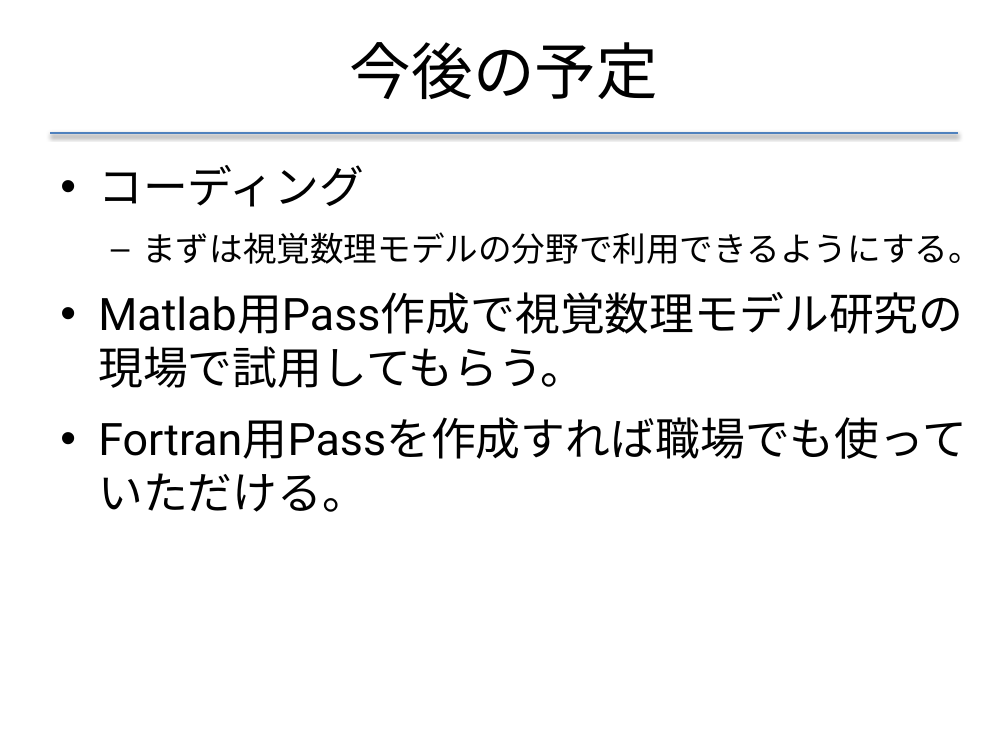
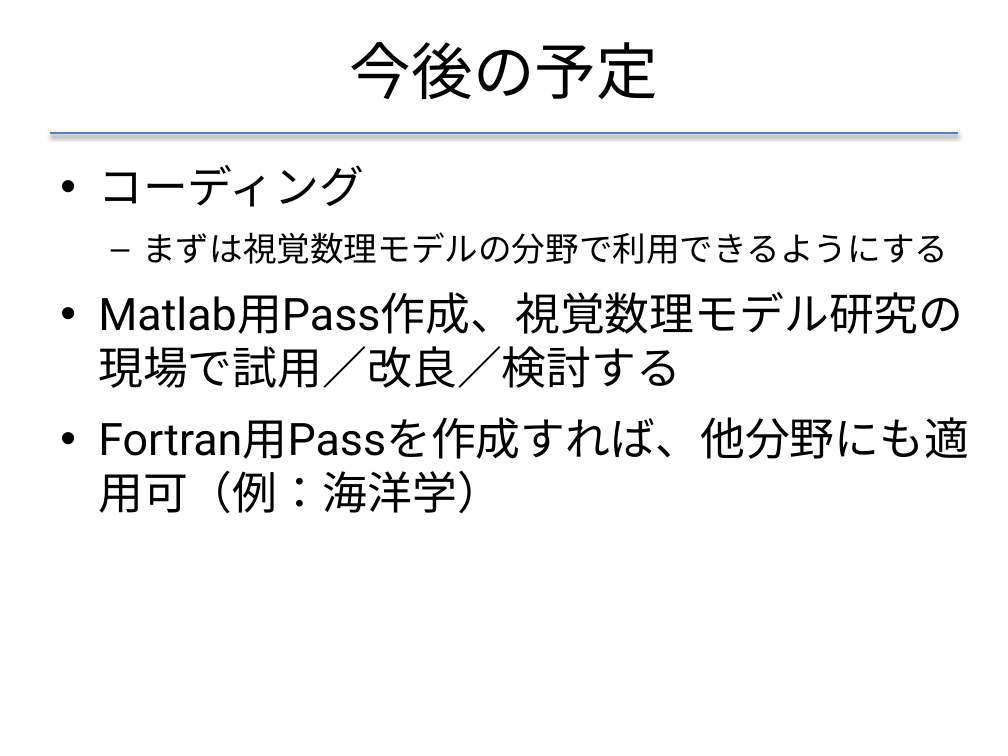
Before and after one commit to f-akazawa/akaz_uecdevelop, a slide deck: slide 22 of doc/中間発表資料.pptx (slide 25 before the commit). Drawn at 1008x756 pixels with LibreOffice and Linux fonts; fonts in the diff are those of the drawing. Boxes give left, top, right and bottom in pixels: in the first picture for what was removed or moved away, otherwise in the second. Text is boxed around its words. In the diff, an @@ line names an element or a change of style, - is before the commit and + after.

```diff
--- a/doc/中間発表資料.pptx
+++ b/doc/中間発表資料.pptx
@@ text at [98,232,969,513]: text changed @@
-  – まずは視覚数理モデルの分野で利用できるようにする。
-• Matlab用Pass作成で視覚数理モデル研究の現場で試用してもらう。
-• Fortran用Passを作成すれば職場でも使っていただける。
+  – まずは視覚数理モデルの分野で利用できるようにする
+• Matlab用Pass作成、視覚数理モデル研究の現場で試用／改良／検討する
+• Fortran用Passを作成すれば、他分野にも適用可（例：海洋学）
```
Also in this commit, not shown: 16 other slides changed, 7 slides removed.
